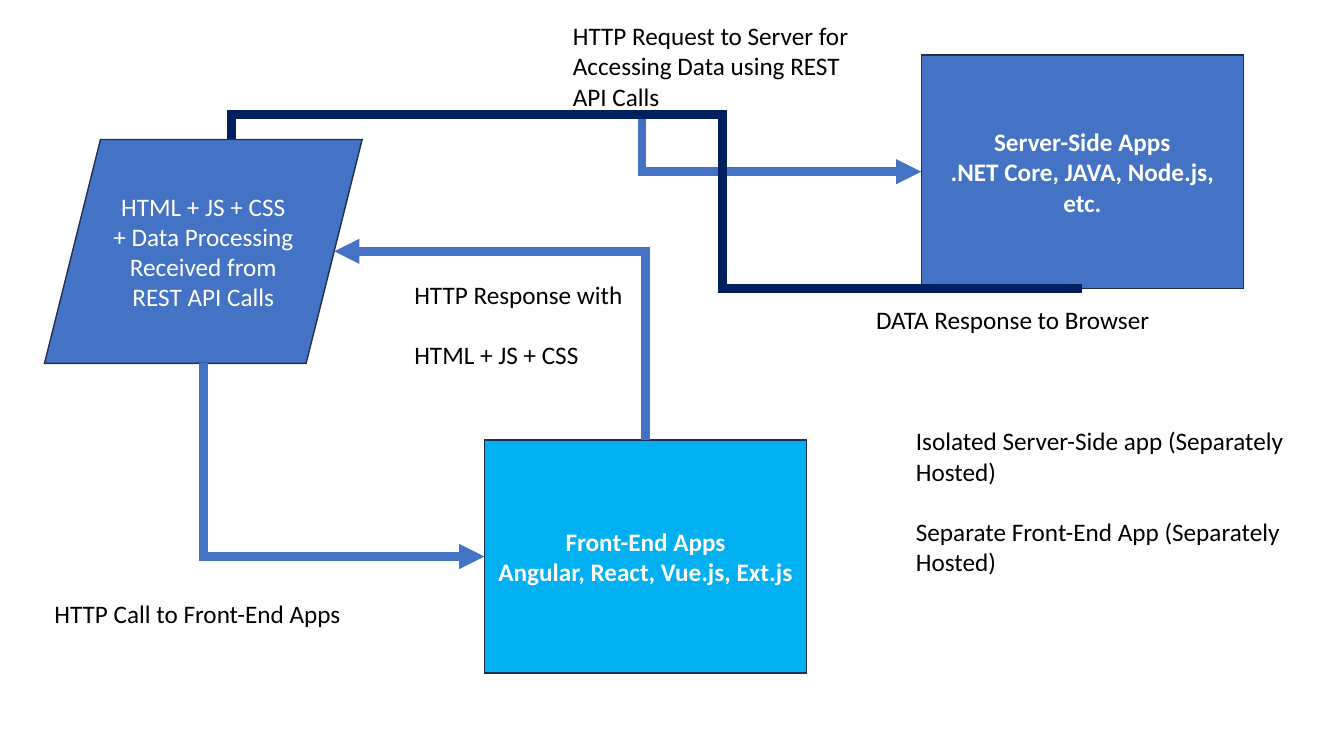
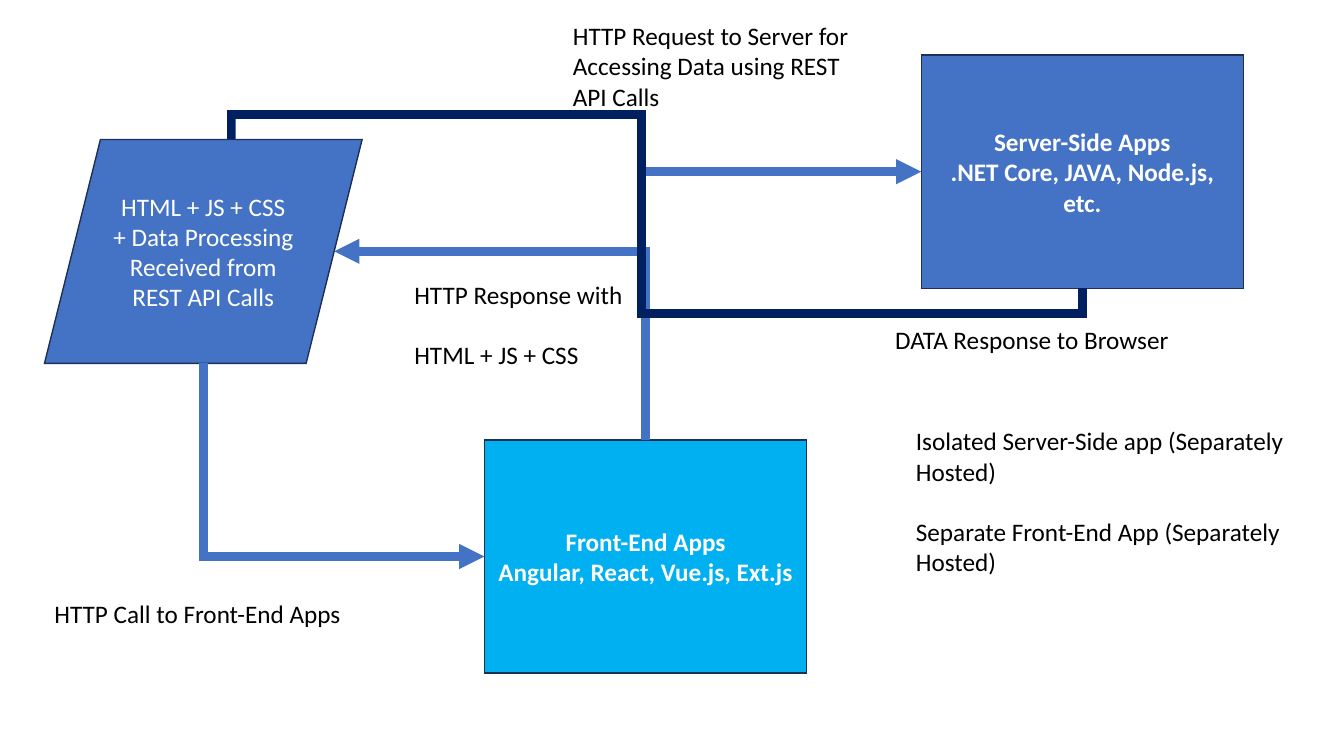
Before and after one commit to maheshsabnis/tscapita, a slide deck: slide 5 of TRaining_Im agesa.pptx. Drawn at 1344x756 pixels with LibreOffice and Linux fonts; fonts in the diff are those of the drawing. Boxes give left, top, right and bottom in pixels: in the first picture for what was removed or moved away, otherwise in the second. Text is boxed around its words. In the diff, an @@ line names an element or a change of style, - is before the commit and + after.

```diff
--- a/TRaining_Im agesa.pptx
+++ b/TRaining_Im agesa.pptx
@@ elbow line (1083, 288) - (232, 139): route changed @@
@@ text "DATA Response to Browser": place and size @@
-text "DATA Response to Browser" at [876, 312, 1149, 333]
+text "DATA Response to Browser" at [895, 332, 1168, 353]
```
Also in this commit, not shown: 1 other slide changed, 2 slides added, 32 other files.
